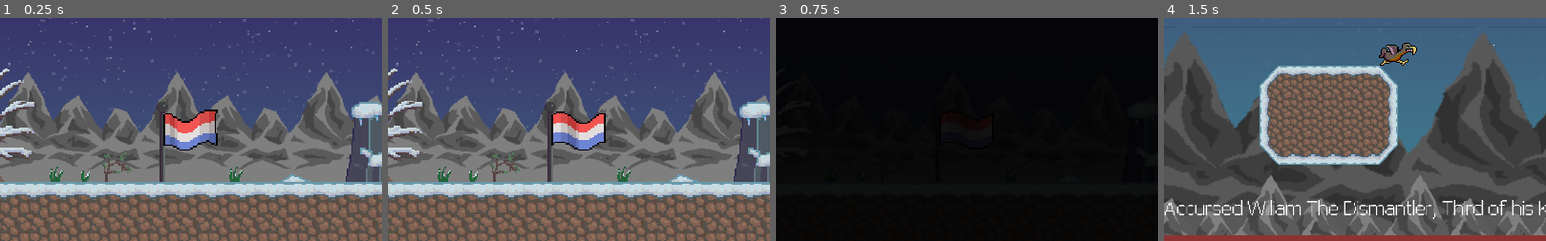
Above: before the commit, frames 1-4 (left to right).
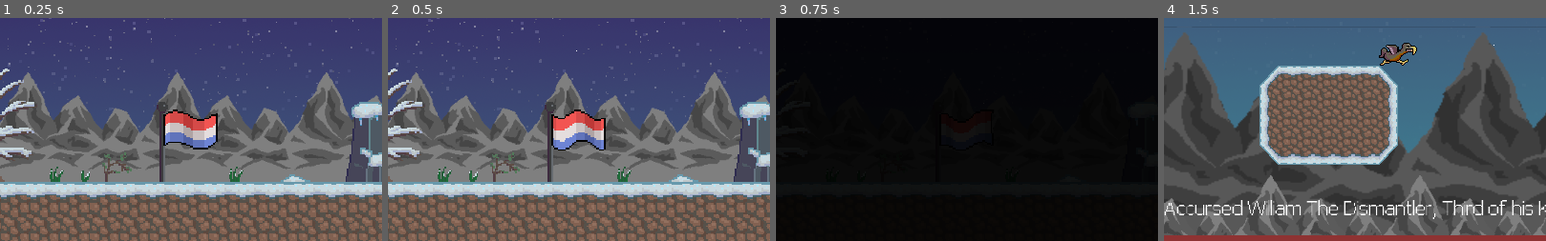
Above: after the commit, the same moments.

Repository: Struckdown/GDQ2021
Game: Godot game, scene res://MainMenu.tscn
Two runs of this game, one before a commit and one after it. Both use one fixed random seed, a clock stepped at 60 frames per second and the inputs below. The engine's default icon, where the game draws it, is replaced by a stand-in: a white triangle on a blue panel in a dark square. Sound files missing from this copy of the repository are replaced by a short silence.
Inputs (mouse positions are % of the whole screen's width and height, from its top left):
- Up to frame 1 (0.25 s): no input
- Up to frame 2 (0.5 s): no input
- Up to frame 3 (0.75 s): click "Play" at 0.5 s
- Up to frame 4 (1.5 s): move the mouse to (72, 45) at 1.27 s; hold D (right) from 1.28 s (still down); tap Shift (dash) at 1.35 s
The pictures show only the part of the screen within x 26-76%, y 43-93%; the shares and areas given below are measured in that part.

The runs differ from the first frame. In frame 1, 2.1% of the frame differs, in the area x 43-57%, y 41-60%; in frame 2, 2.1%; in frame 3, less than 0.1%; in frame 4, nothing differs.

Commit message:
Integrated UI button sfxs

Diff:
--- a/MainMenu.tscn
+++ b/MainMenu.tscn
@@ -97,7 +97,6 @@
 position = Vector2( 515.958, 429.513 )
 scale = Vector2( 2.20263, 2.14316 )
 frames = SubResource( 5 )
-frame = 2
 playing = true
 
 [node name="GameTerrain" type="TileMap" parent="."]
--- a/Scripts/pause.gd
+++ b/Scripts/pause.gd
@@ -22,10 +22,16 @@
 
 
 func _on_resume_pressed():
+	$ClickSFX.play()
 	var is_paused = not get_tree().paused
 	get_tree().paused = is_paused
 	visible = is_paused
 
 
 func _on_quit_pressed():
+	$ClickSFX.play()
 	get_tree().quit()
+
+
+func _on_Button_mouse_entered():
+	$HoverSFX.play()
--- a/UI/pauseMenu.tscn
+++ b/UI/pauseMenu.tscn
@@ -6,6 +6,8 @@
 [ext_resource path="res://Font/PixelFJVerdana12pt.ttf" type="DynamicFontData" id=4]
 [ext_resource path="res://UI/controls_hover.png" type="Texture" id=5]
 [ext_resource path="res://UI/controls_clicked.png" type="Texture" id=6]
+[ext_resource path="res://SFX/Tack 1.mp3" type="AudioStream" id=7]
+[ext_resource path="res://SFX/Flight 3.mp3" type="AudioStream" id=8]
 
 [sub_resource type="StyleBoxTexture" id=1]
 texture = ExtResource( 5 )
@@ -105,5 +107,13 @@
 "_edit_use_anchors_": false
 }
 
+[node name="ClickSFX" type="AudioStreamPlayer" parent="."]
+stream = ExtResource( 7 )
+
+[node name="HoverSFX" type="AudioStreamPlayer" parent="."]
+stream = ExtResource( 8 )
+
+[connection signal="mouse_entered" from="CenterContainer/VBoxContainer/resume" to="." method="_on_Button_mouse_entered"]
 [connection signal="pressed" from="CenterContainer/VBoxContainer/resume" to="." method="_on_resume_pressed"]
+[connection signal="mouse_entered" from="CenterContainer/VBoxContainer/quit" to="." method="_on_Button_mouse_entered"]
 [connection signal="pressed" from="CenterContainer/VBoxContainer/quit" to="." method="_on_quit_pressed"]
Not shown: 1 places in UI/pauseMenu.tscn that only renumber resources
